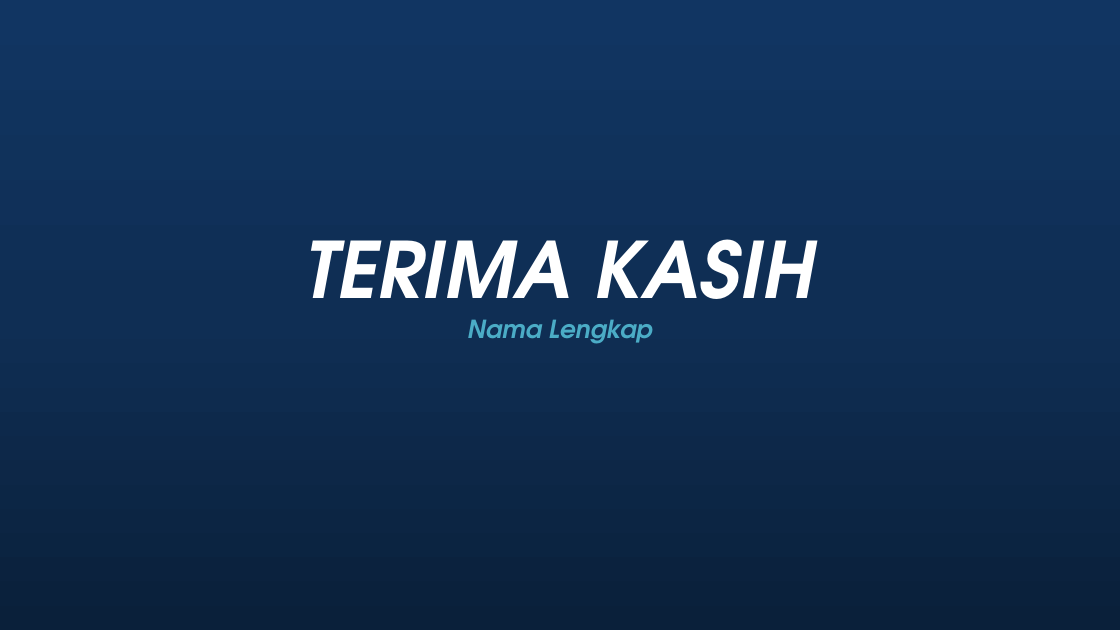
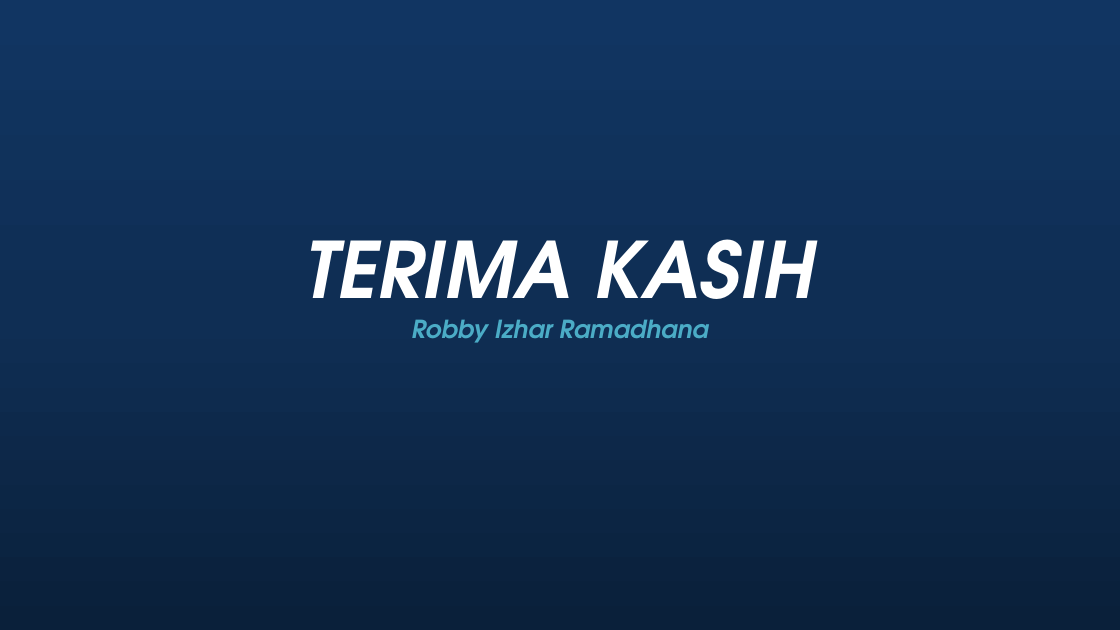
Before and after one commit to Robyizhar/sistem-gap-karyawan, a slide deck: slide 10 of Skripsi/Ready To Upload Seminar Terbuka/Template sidang.pptx. Drawn at 1120x630 pixels with LibreOffice and Linux fonts; fonts in the diff are those of the drawing. Boxes give left, top, right and bottom in pixels: in the first picture for what was removed or moved away, otherwise in the second. Text is boxed around its words. In the diff, an @@ line names an element or a change of style, - is before the commit and + after.

```diff
--- a/Skripsi/Ready To Upload Seminar Terbuka/Template sidang.pptx
+++ b/Skripsi/Ready To Upload Seminar Terbuka/Template sidang.pptx
@@ text at (x1=411, y1=319, x2=708, y2=343): text changed @@
-Nama Lengkap
+Robby Izhar Ramadhana
```
Also in this commit, not shown: 7 other slides changed, 2 slides added, 2 slides removed, 31 other files.
